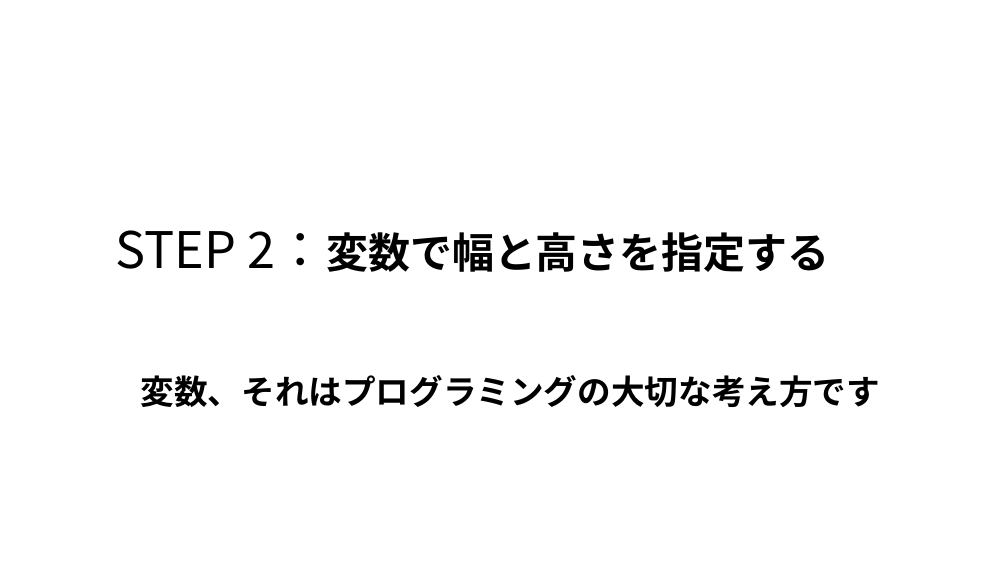
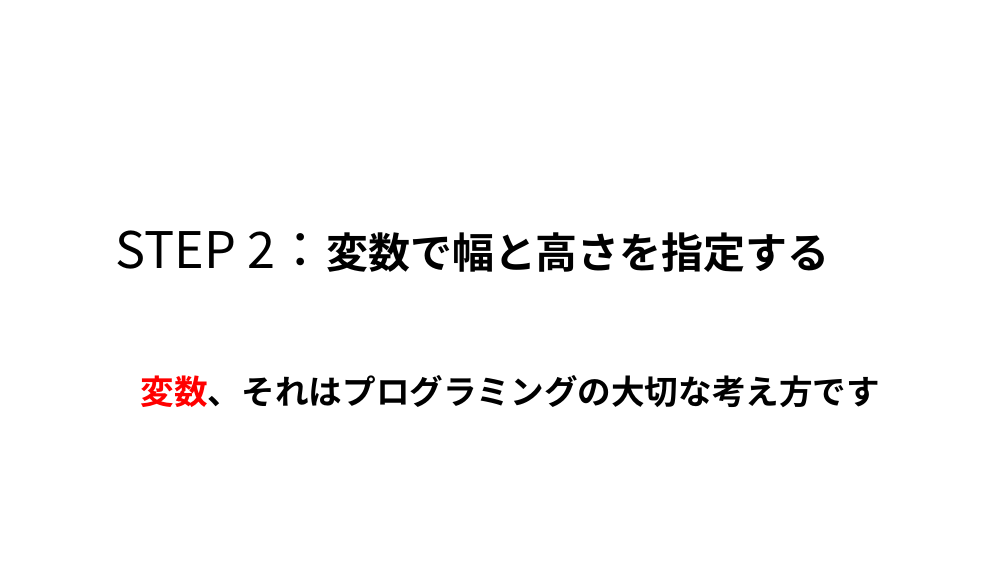
Before and after one commit to amami-harhid/p5jsPracticeSamples, a slide deck: slide 8 of Documents/p5Js_practice02.pptx (slide 4 before the commit). Drawn at 1008x567 pixels with LibreOffice and Linux fonts; fonts in the diff are those of the drawing. Boxes give left, top, right and bottom in pixels: in the first picture for what was removed or moved away, otherwise in the second. Text is boxed around its words. In the diff, an @@ line names an element or a change of style, - is before the commit and + after.

```diff
--- a/Documents/p5Js_practice02.pptx
+++ b/Documents/p5Js_practice02.pptx
@@ text "変数、それはプログラミングの大切な考え方です" at [141, 375, 881, 407]: text colour #000000 to #FF0000 in "変数、それはプログラミングの大切な考え方です" @@
```
Also in this commit, not shown: 5 other slides changed, 42 slides added, 1 slide removed.
